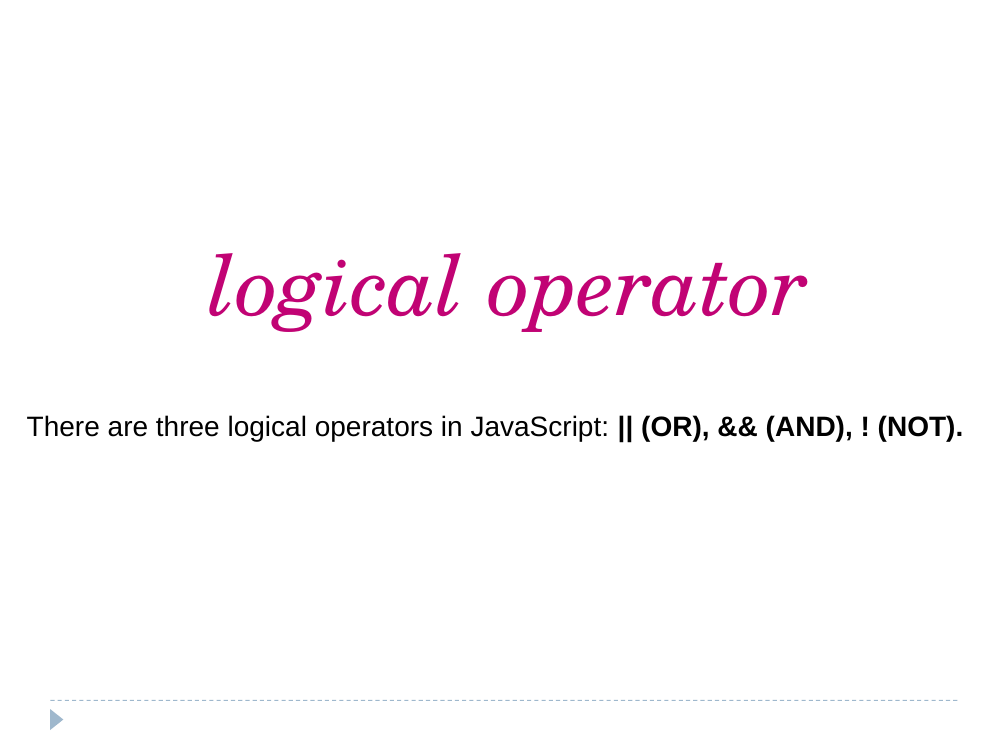
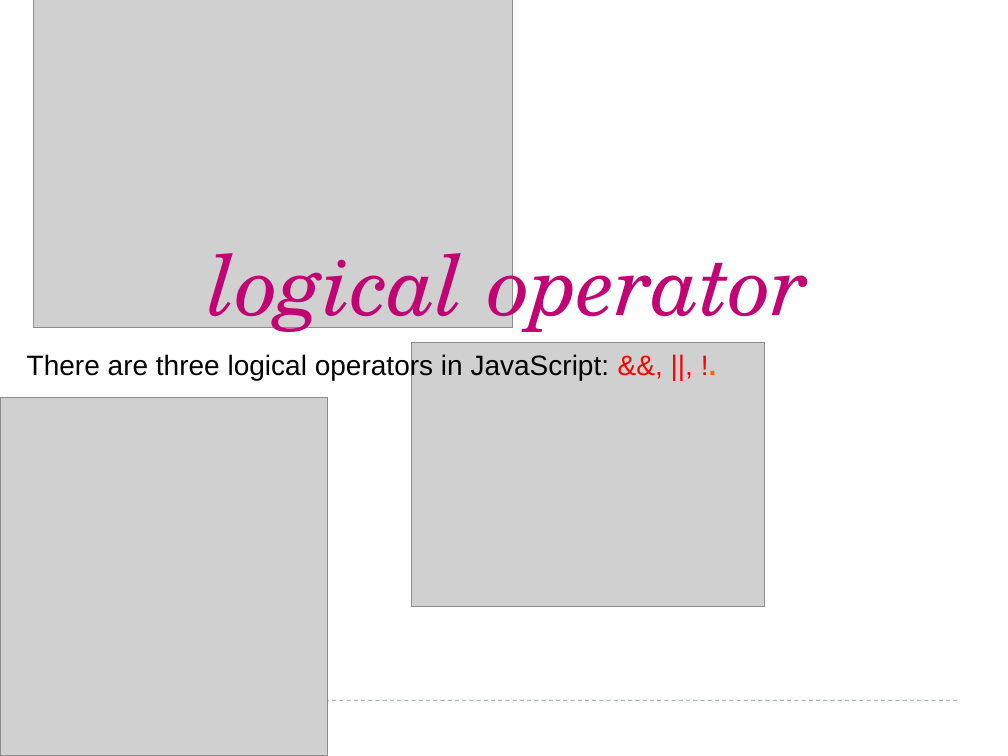
Before and after one commit to saleelgithub/PPTs, a slide deck: slide 70 of AWP PPT - JavaScript.pptx. Drawn at 1008x756 pixels with LibreOffice and Linux fonts; fonts in the diff are those of the drawing; grey boxes stand for pictures. Boxes give left, top, right and bottom in pixels: in the first picture for what was removed or moved away, otherwise in the second. Text is boxed around its words. In the diff, an @@ line names an element or a change of style, - is before the commit and + after.

```diff
--- a/AWP PPT - JavaScript.pptx
+++ b/AWP PPT - JavaScript.pptx
@@ picture added at (x1=34, y1=0, x2=513, y2=328) @@
@@ text at (x1=27, y1=353, x2=610, y2=380): text changed @@
-There are three logical operators in JavaScript: || (OR), && (AND), ! (NOT).
+There are three logical operators in JavaScript: &&, ||, !.
@@ picture added at (x1=411, y1=343, x2=764, y2=607) @@
@@ picture added at (x1=0, y1=397, x2=328, y2=756) @@
@@ triangle removed at (x1=50, y1=709, x2=64, y2=730) @@
```
Also in this commit, not shown: 9 other slides changed, 1 slide added, 1 slide removed, 2 other files.
